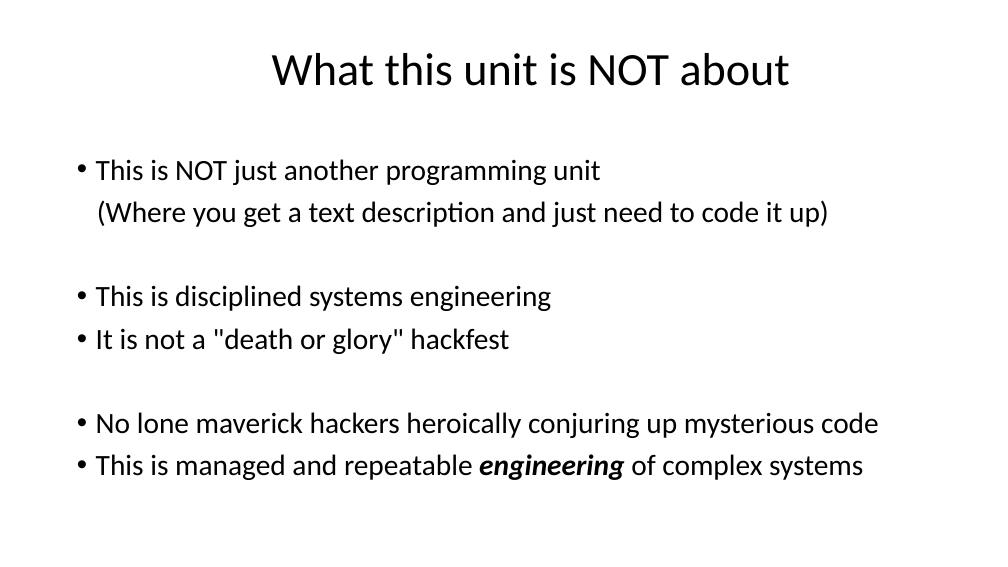
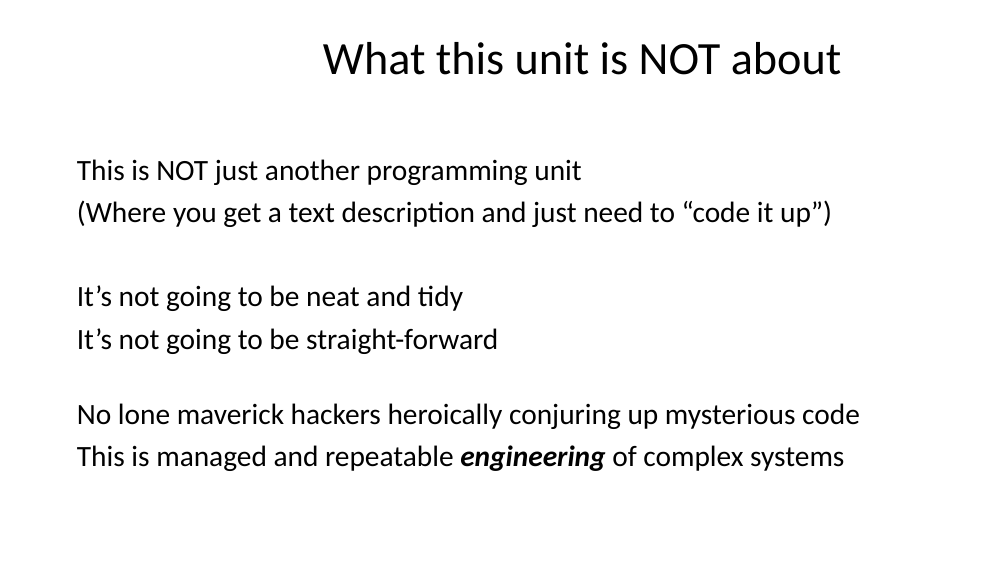
Before and after one commit to fossabot/SPE2018, a slide deck: slide 3 of Lecture Slides/01 Introduction.pptx. Drawn at 1008x567 pixels with LibreOffice and Linux fonts; fonts in the diff are those of the drawing; background and template pictures are left out. Boxes give left, top, right and bottom in pixels: in the first picture for what was removed or moved away, otherwise in the second. Text is boxed around its words. In the diff, an @@ line names an element or a change of style, - is before the commit and + after.

```diff
--- a/Lecture Slides/01 Introduction.pptx
+++ b/Lecture Slides/01 Introduction.pptx
@@ title "What this unit is NOT ...": place and size @@
-title "What this unit is NOT ..." at [272, 53, 790, 86]
+title "What this unit is NOT ..." at [323, 42, 841, 75]
@@ text at [77, 159, 860, 471]: bullet • to none @@
@@ text at [77, 200, 832, 354]: text changed @@
-(Where you get a text description and just need to code it up)
-• This is disciplined systems engineering
-• It is not a "death or glory" hackfest
+(Where you get a text description and just need to “code it up”)
+It’s not going to be neat and tidy
+It’s not going to be straight-forward
```
Also in this commit, not shown: 13 other slides changed, 3 slides added, 1 slide removed.
